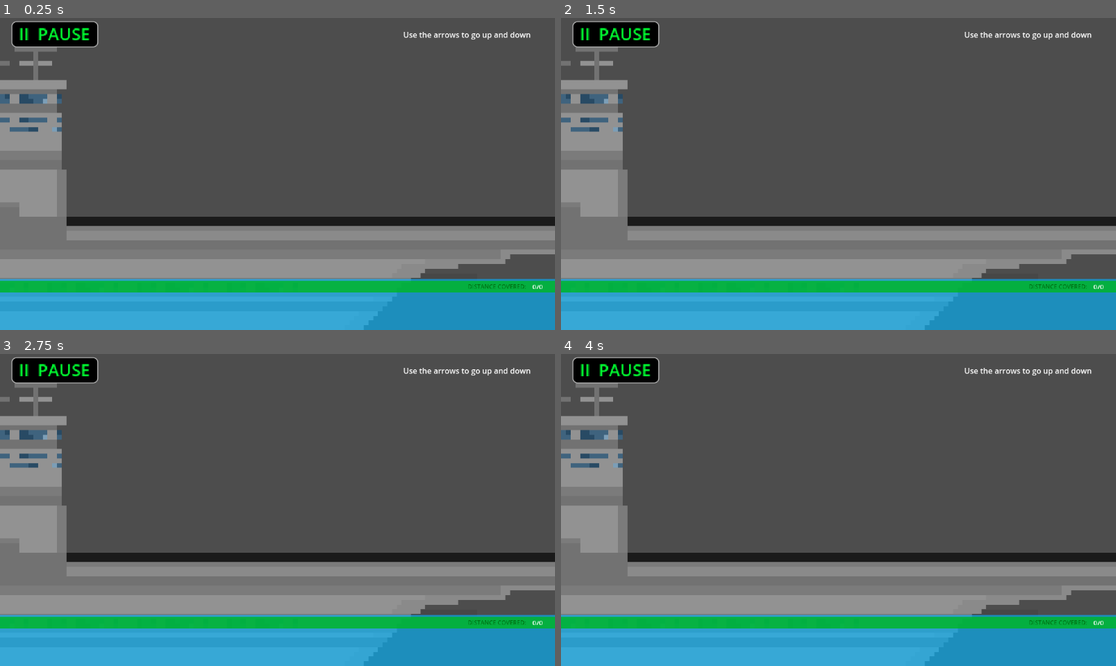
Above: before the commit, frames 1-4 (two rows, left to right).
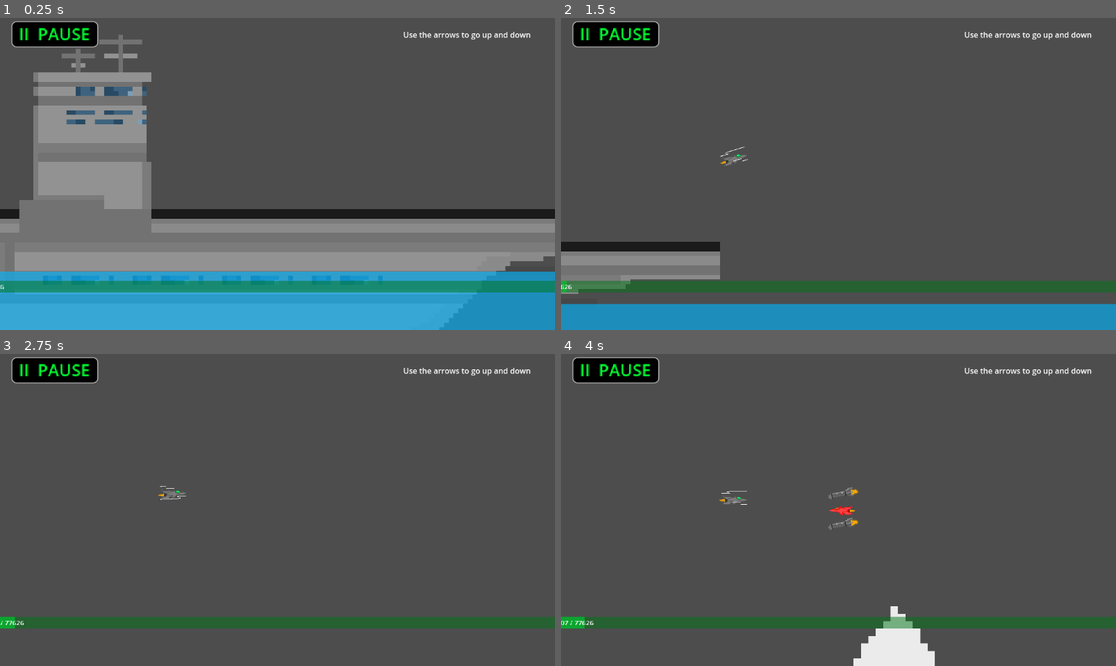
Above: after the commit, the same moments.

Repository: star6fish/DigitalTechInternalInternal
Game: Godot game, scene res://scenes/TestingScene.tscn
Same seed, same stepped clock (60 frames per second), same inputs: the game is played once before the commit and once after it. The project has no main scene, so this scene is started directly.
Inputs:
- Up to frame 1 (0.25 s): no input
- Up to frame 2 (1.5 s): hold Right (ui_right) from 0.53 s (still down); tap Up (ui_up) at 0.77 s
- Up to frame 3 (2.75 s): tap Up (ui_up) at 1.52 s; release Right (ui_right) at 2.03 s; hold Left (ui_left) from 2.03 s (still down)
- Up to frame 4 (4 s): release Left (ui_left) at 2.78 s; hold Right (ui_right) from 2.78 s (still down); tap Up (ui_up) at 3.02, 3.77 s

The runs differ from the first frame. In frame 1, 23% of the frame differs, in the area x 0-100%, y 5-100%; in frame 2, 34%; in frame 3, 40%; in frame 4, 40%, in the area x 0-100%, y 9-100%.
Error before the commit: Parse Error: Expected end of statement after expression, found "Literal" instead. (res://scripts/TestingScene.gd:98)

Commit message:
24/07/2024

Diff:
--- a/scenes/TestingScene.tscn
+++ b/scenes/TestingScene.tscn
@@ -98,9 +98,9 @@
 
 [node name="Label4" type="Label" parent="CanvasLayer/ColorRect"]
 layout_mode = 0
-offset_left = 971.0
+offset_left = 927.0
 offset_top = 4.99998
-offset_right = 1129.0
+offset_right = 1085.0
 offset_bottom = 28.0
 scale = Vector2(0.766514, 1.23169)
 theme_override_colors/font_color = Color(0, 0.458824, 0.0901961, 1)
@@ -176,7 +176,7 @@
 scale = Vector2(-64739.2, 568.407)
 
 [node name="Node2D3" parent="." instance=ExtResource("12_nivx7")]
-position = Vector2(73649, -3904)
+position = Vector2(77626, -3520)
 
 [node name="Camera2D" type="Camera2D" parent="."]
 position = Vector2(-291, -121)
--- a/scripts/Player.gd
+++ b/scripts/Player.gd
@@ -7,10 +7,15 @@
 # Get the gravity from the project settings to be synced with RigidBody nodes.
 var gravity = ProjectSettings.get_setting("physics/2d/default_gravity")
 
+func _win():
+	get_tree().change_scene_to_file("res://scenes/PlayScreen.tscn")
+
 func _hitobject(object):
 	if object.get_parent().has_meta("obstacle"):
 		queue_free()
 		get_tree().reload_current_scene()
+	elif object.get_parent().name == "Node2D3":
+		_win()
 
 func _physics_process(delta):
 
--- a/scripts/TestingScene.gd
+++ b/scripts/TestingScene.gd
@@ -9,9 +9,6 @@
 @export var JetPlane_Obstacle4Scene: PackedScene
 
 var obstacleCoolDown = false
-
-func _win():
-	get_tree().change_scene_to_file("res://scenes/PlayScreen.tscn")
 
 func _pause():
 	get_tree().paused = true
@@ -95,4 +92,4 @@
 			_spawn_obstacle()
 
 	$CanvasLayer.get_child(3).position.x = -1152 * (1 - $CharacterBody2D.position.x / $Node2D3.position.x)
-	$CanvasLayer.get_child(3).get_child(0).text = $CharacterBody2D.position.x " / 1152"
+	$CanvasLayer.get_child(3).get_child(0).text = (str(floor($CharacterBody2D.position.x)) + " / " + str($Node2D3.position.x))
